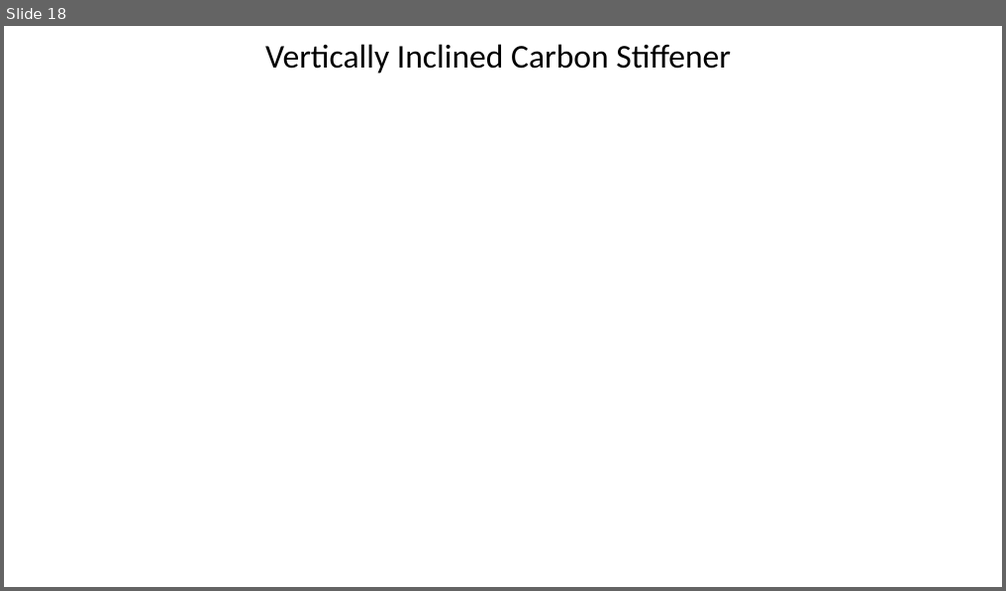
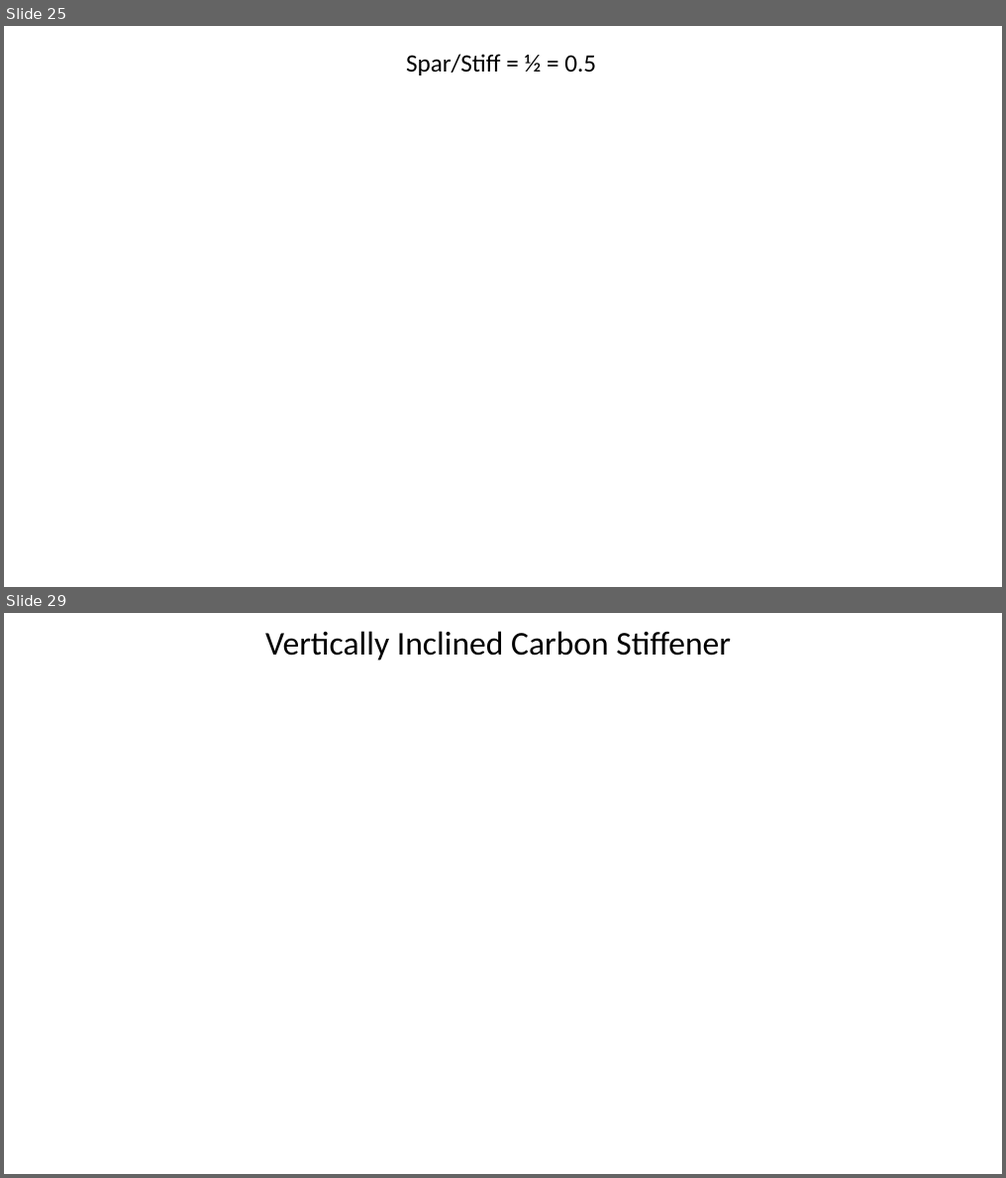
Before and after one commit to AnoopPatel582/Internship_Project-Flapping_Wing_Design, a slide deck: Flapping wing design/Wing_Morphology.pptx. Shown one above the other, each under a label of ours: slide 18 before the commit, slides 25 and 29 after it; the slides between them are not shown. The pictures are 1006x591 and 1006x1178 pixels, drawn with LibreOffice and Linux fonts; fonts in the diff are those of the drawing; background and template pictures are left out. Boxes give left, top, right and bottom in pixels: in the first picture for what was removed or moved away, otherwise in the second. Text is boxed around its words. In the diff, an @@ line names an element or a change of style, - is before the commit and + after.

```diff
--- a/Flapping wing design/Wing_Morphology.pptx
+++ b/Flapping wing design/Wing_Morphology.pptx
@@ slide 25 added at [4,26,1002,587], background picture (left out) @@
@@ text added at [406,54,596,76], 18 pt, text #000000 @@
+Spar/Stiff = ½ = 0.5
@@ what was slide 18 is now slide 29 @@
```
Also in this commit, not shown: 10 other slides added, 14 other files.
